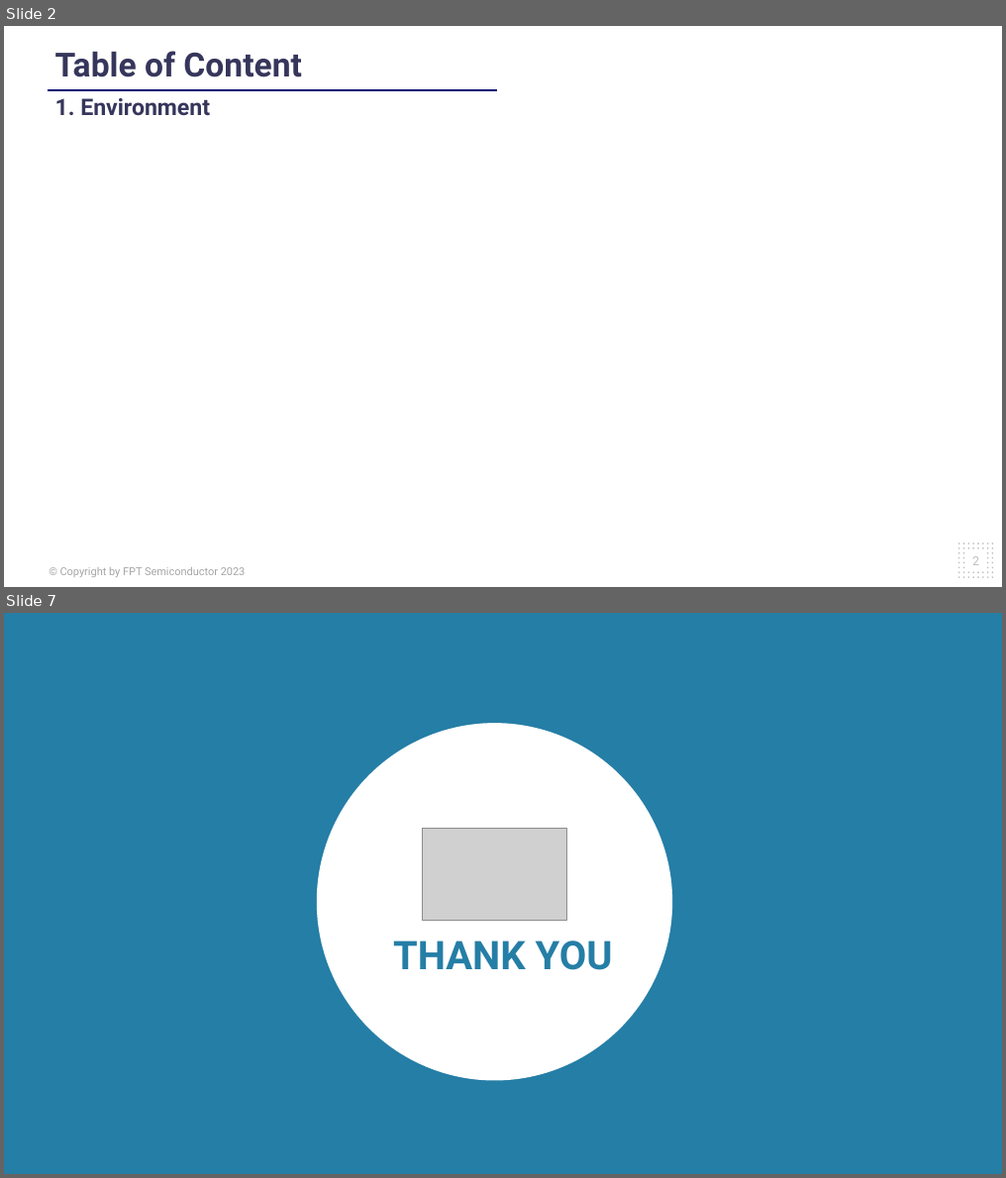
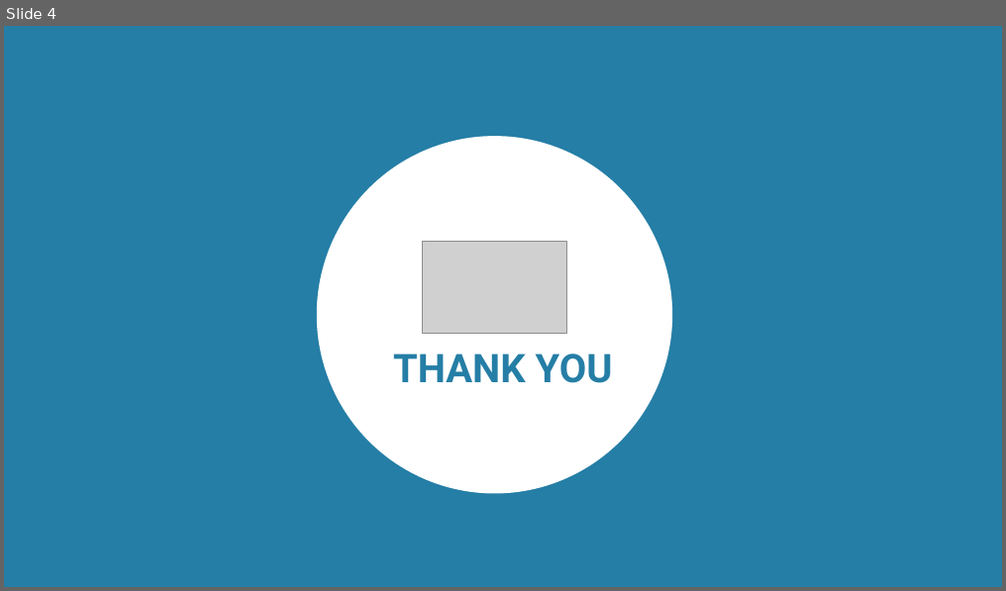
Before and after one commit to phuocnin/AES-IP, a slide deck: doc/FSEMI_Verification.pptm. Shown one above the other, each under a label of ours: slides 2 and 7 before the commit, slide 4 after it; the slides between them are not shown. The pictures are 1006x1178 and 1006x591 pixels, drawn with LibreOffice and Linux fonts; fonts in the diff are those of the drawing; grey boxes stand for pictures; background and template pictures are left out. Boxes give left, top, right and bottom in pixels: in the first picture for what was removed or moved away, otherwise in the second. Text is boxed around its words. In the diff, an @@ line names an element or a change of style, - is before the commit and + after.

```diff
--- a/doc/FSEMI_Verification.pptm
+++ b/doc/FSEMI_Verification.pptm
@@ slide 2 removed at [4, 26, 1002, 587], background #FFFFFF @@
@@ text removed at [55, 51, 301, 77] @@
-Table of Content
@@ line removed from (49, 90) to (497, 90) @@
@@ text removed at [55, 98, 210, 115] @@
-1. Environment
@@ page number removed at [972, 557, 979, 566] @@
-2
@@ text removed at [60, 568, 246, 577] @@
-© Copyright by FPT Semiconductor 2023
@@ group removed at [958, 544, 994, 578]: 48 ellipses @@
@@ what was slide 7 is now slide 4 @@
```
Also in this commit, not shown: 2 slides changed, 2 other slides removed, 2 other files.
